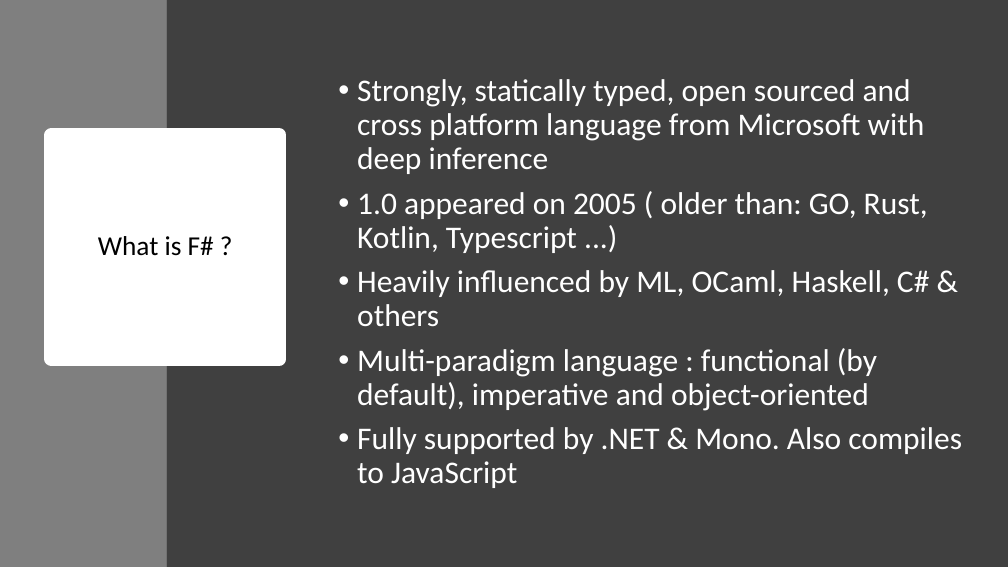
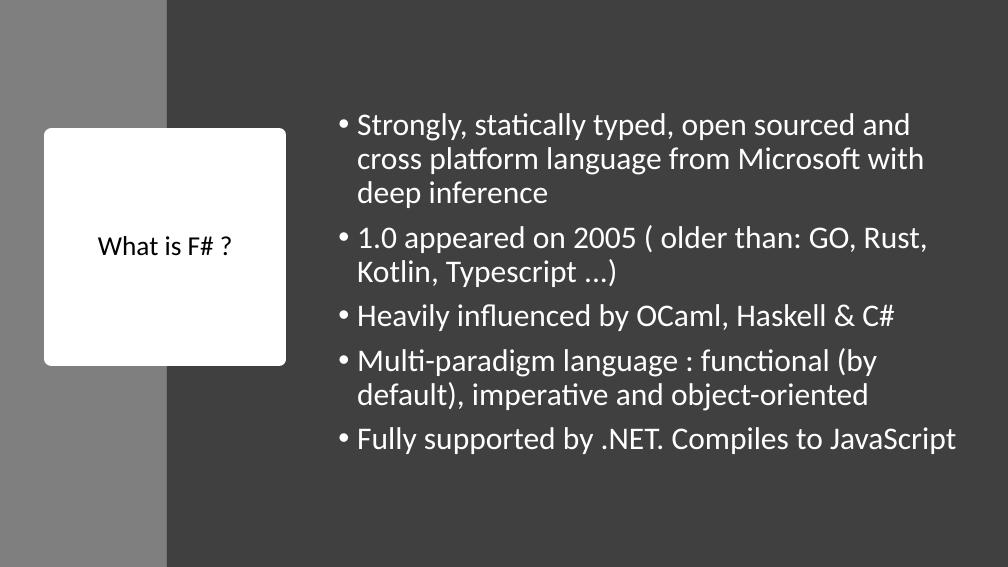
Before and after one commit to essic/prez-why-fsharp, a slide deck: slide 4 of WhyFSharp.pptx. Drawn at 1008x567 pixels with LibreOffice and Linux fonts; fonts in the diff are those of the drawing. Boxes give left, top, right and bottom in pixels: in the first picture for what was removed or moved away, otherwise in the second. Text is boxed around its words. In the diff, an @@ line names an element or a change of style, - is before the commit and + after.

```diff
--- a/WhyFSharp.pptx
+++ b/WhyFSharp.pptx
@@ text at (357, 304, 894, 331): text changed @@
-• Heavily influenced by ML, OCaml, Haskell, C# & others
+• Heavily influenced by OCaml, Haskell & C#
@@ text at (357, 427, 956, 454): text changed @@
-• Fully supported by .NET & Mono. Also compiles to JavaScript
+• Fully supported by .NET. Compiles to JavaScript
```
Also in this commit, not shown: 10 other slides changed, 1 slide removed, 1 other file.
